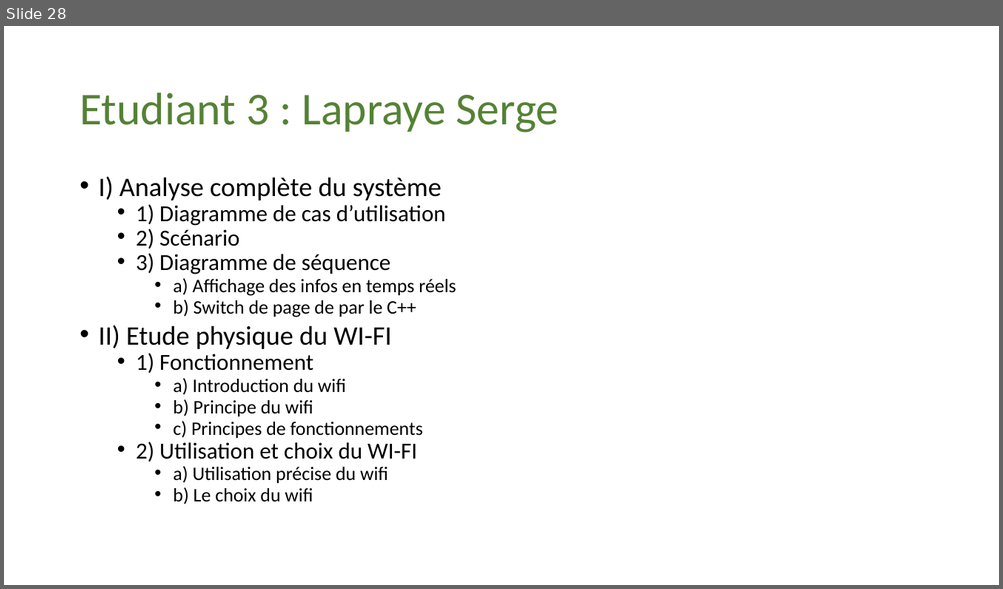
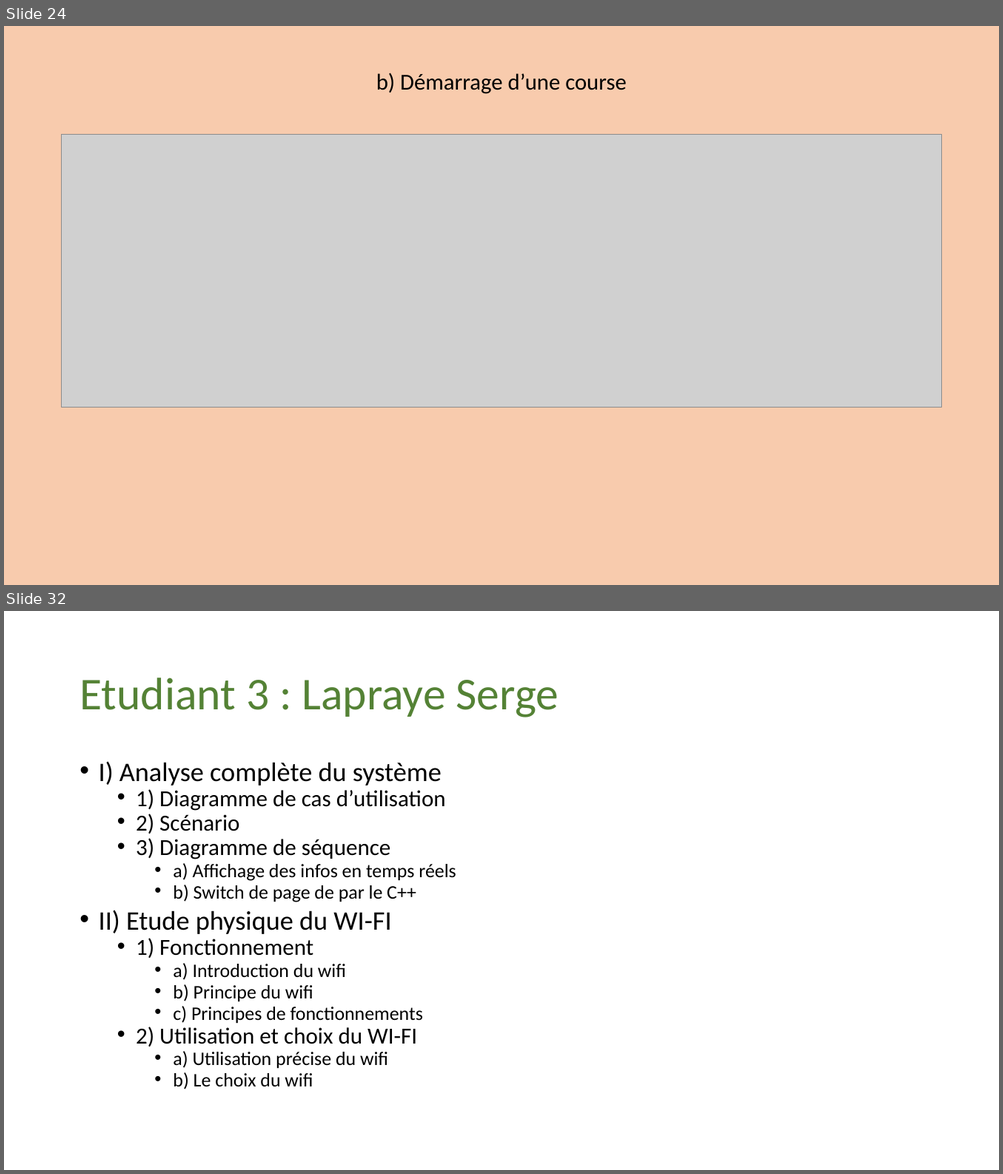
Before and after one commit to Maja2308/Projet_Cross, a slide deck: Diagrammes Communs/Presentation_Revue0.pptx. Shown one above the other, each under a label of ours: slide 28 before the commit, slides 24 and 32 after it; the slides between them are not shown. The pictures are 1003x589 and 1003x1174 pixels, drawn with LibreOffice and Linux fonts; fonts in the diff are those of the drawing; grey boxes stand for pictures. Boxes give left, top, right and bottom in pixels: in the first picture for what was removed or moved away, otherwise in the second. Text is boxed around its words. In the diff, an @@ line names an element or a change of style, - is before the commit and + after.

```diff
--- a/Diagrammes Communs/Presentation_Revue0.pptx
+++ b/Diagrammes Communs/Presentation_Revue0.pptx
@@ slide 24 added at (4,26,999,585), background #F8CBAD @@
@@ title added at (376,73,626,94), 22 pt, text #000000 @@
+b) Démarrage d’une course
@@ picture added at (62,134,941,407) @@
@@ what was slide 28 is now slide 32 @@
```
Also in this commit, not shown: 26 slides changed, 4 other slides added, 1 slide removed, 2 other files.
